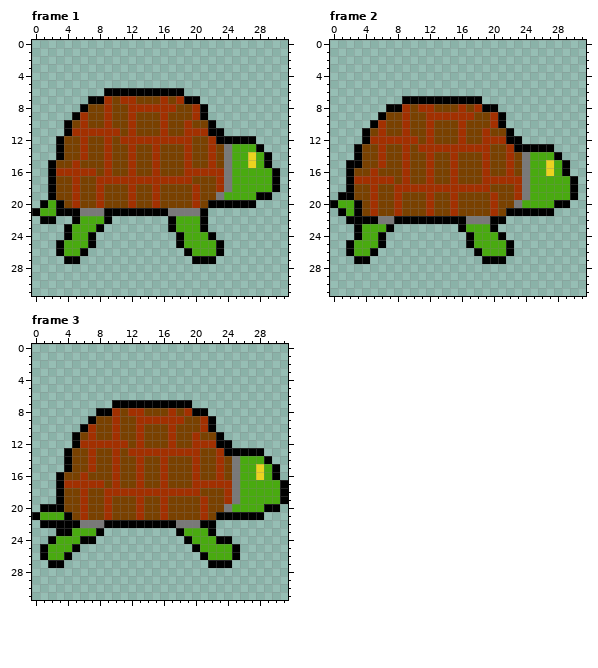
Two versions of one pixel-art file, assets/Turtle.aseprite. Above is the file before it was changed.
32x32 pixels, 3 frames. Shown: frame 1, frame 2, frame 3.
After the commit:
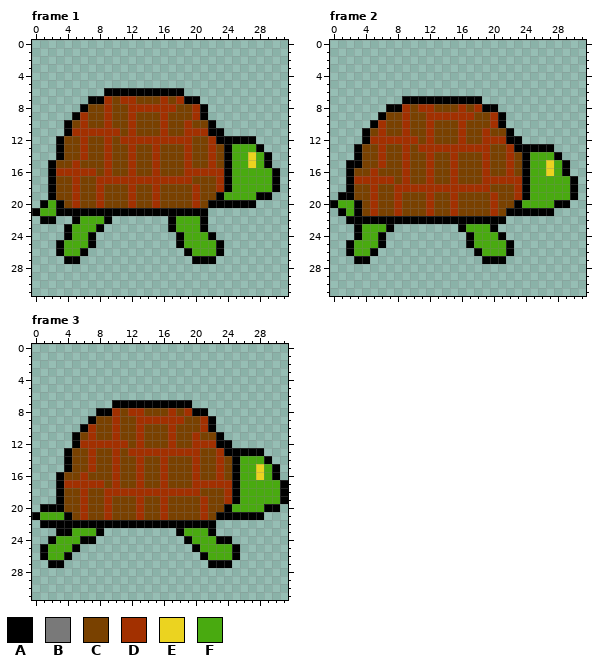
Palette (. is transparent): A #000000  B #797979  C #794100  D #a23000  E #ebd320  F #49aa10
Change:
--- frame 1
@@ x 0..31 @@
 12 ...ACCDCCDCDDDDDDDDDCCDAAAAA....
-13 ...ACCDCCDCCDCCDCCCDCCDCBFFFA...
-14 ...ACCDCCDCCDCCDCCCDCCDCBFFEFA..
-15 ..ACCDCCCDCCDCCDCCCDCCDCBFFEFA..
-16 ..ADDDDDCDCCDCCDCCCDDDDDBFFFFFA.
-17 ..ACCDCCDDDDDDDDDDDDCCCDBFFFFFA.
-18 ..ACCDCCDCCCDCCDCCCCDCCDBFFFFFA.
-19 ..ACCDCCDCCCDCCDCCCCDCCBFFFFAA..
+13 ...ACCDCCDCCDCCDCCCDCCDCAFFFA...
+14 ...ACCDCCDCCDCCDCCCDCCDCAFFEFA..
+15 ..ACCDCCCDCCDCCDCCCDCCDCAFFEFA..
+16 ..ADDDDDCDCCDCCDCCCDDDDDAFFFFFA.
+17 ..ACCDCCDDDDDDDDDDDDCCCDAFFFFFA.
+18 ..ACCDCCDCCCDCCDCCCCDCCDAFFFFFA.
+19 ..ACCDCCDCCCDCCDCCCCDCCAFFFFAA..
 20 .AFACDCCDCCCDCCDCCCCDCAAAAAA....
-21 AFFAAABBBAAAAAAAABBBBA..........
+21 AFFAAAAAAAAAAAAAAAAAAA..........
 22 .AA..AFFFA.......AFFFA..........
--- frame 2
@@ x 0..31 @@
 13 ...ACCDCCDCDDDDDDDDDCCDAAAAA....
-14 ...ACCDCCDCCDCCDCCCDCCDCBFFFA...
-15 ..AACCDCCDCCDCCDCCCDCCDCBFFEFA..
-16 ..ACCDCCCDCCDCCDCCCDCCDCBFFEFA..
-17 ..ADDDDDCDCCDCCDCCCDDDDDBFFFFFA.
-18 ..ACCDCCDDDDDDDDDDDDCCCDBFFFFFA.
-19 .AACCDCCDCCCDCCDCCCCDCCDBFFFFFA.
-20 AFFACDCCDCCCDCCDCCCCDCCBFFFFAA..
+14 ...ACCDCCDCCDCCDCCCDCCDCAFFFA...
+15 ..AACCDCCDCCDCCDCCCDCCDCAFFEFA..
+16 ..ACCDCCCDCCDCCDCCCDCCDCAFFEFA..
+17 ..ADDDDDCDCCDCCDCCCDDDDDAFFFFFA.
+18 ..ACCDCCDDDDDDDDDDDDCCCDAFFFFFA.
+19 .AACCDCCDCCCDCCDCCCCDCCDAFFFFFA.
+20 AFFACDCCDCCCDCCDCCCCDCCAFFFFAA..
 21 .AFACDCCDCCCDCCDCCCCDCAAAAAA....
-22 ..AAAABBAAAAAAAAABBBAA..........
+22 ..AAAAAAAAAAAAAAAAAAAA..........
 23 ...AFFFA........AFFFA...........
--- frame 3
@@ x 0..31 @@
 13 ....ACCDCCDCDDDDDDDDDCCDAAAAA...
-14 ....ACCDCCDCCDCCDCCCDCCDCBFFFA..
-15 ....ACCDCCDCCDCCDCCCDCCDCBFFEFA.
-16 ...ACCDCCCDCCDCCDCCCDCCDCBFFEFA.
-17 ...ADDDDDCDCCDCCDCCCDDDDDBFFFFFA
-18 ...ACCDCCDDDDDDDDDDDDCCCDBFFFFFA
-19 ...ACCDCCDCCCDCCDCCCCDCCDBFFFFFA
-20 .AAACCDCCDCCCDCCDCCCCDCCBFFFFAA.
+14 ....ACCDCCDCCDCCDCCCDCCDCAFFFA..
+15 ....ACCDCCDCCDCCDCCCDCCDCAFFEFA.
+16 ...ACCDCCCDCCDCCDCCCDCCDCAFFEFA.
+17 ...ADDDDDCDCCDCCDCCCDDDDDAFFFFFA
+18 ...ACCDCCDDDDDDDDDDDDCCCDAFFFFFA
+19 ...ACCDCCDCCCDCCDCCCCDCCDAFFFFFA
+20 .AAACCDCCDCCCDCCDCCCCDCCAFFFFAA.
 21 AFFFACDCCDCCCDCCDCCCCDCAAAAAA...
-22 .AAAAABBBAAAAAAAAABBBAA.........
+22 .AAAAAAAAAAAAAAAAAAAAAA.........
 23 ...AAFFFA.........AFFFA.........
Boxes around the changes in both pictures, in picture pixels (x1, y1, x2, y2):
changed: (168, 144, 232, 216)
changed: (80, 208, 104, 216)
changed: (466, 152, 530, 224)
changed: (378, 216, 394, 224)
changed: (224, 456, 240, 512)
changed: (80, 520, 104, 528)
changed: (176, 520, 200, 528)
